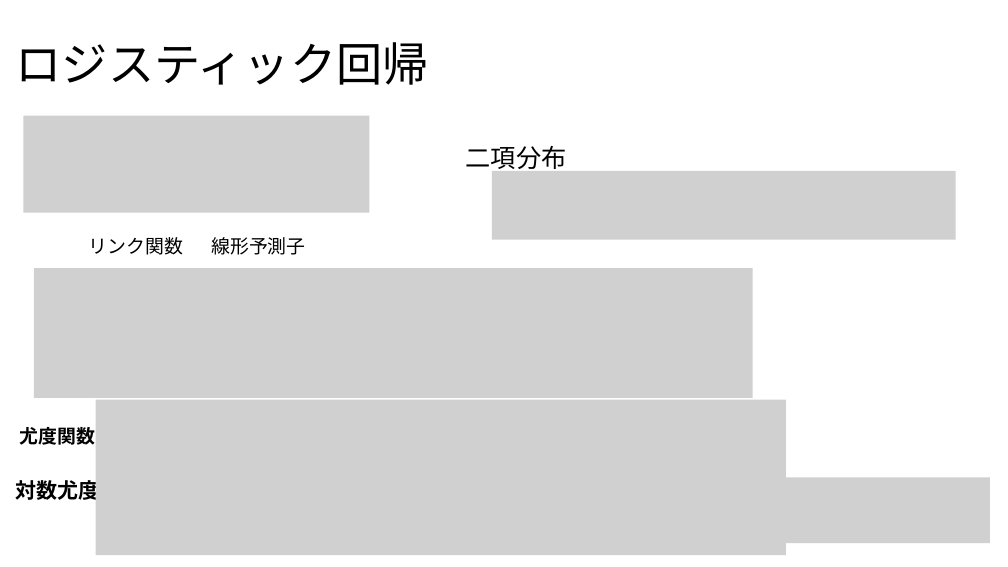
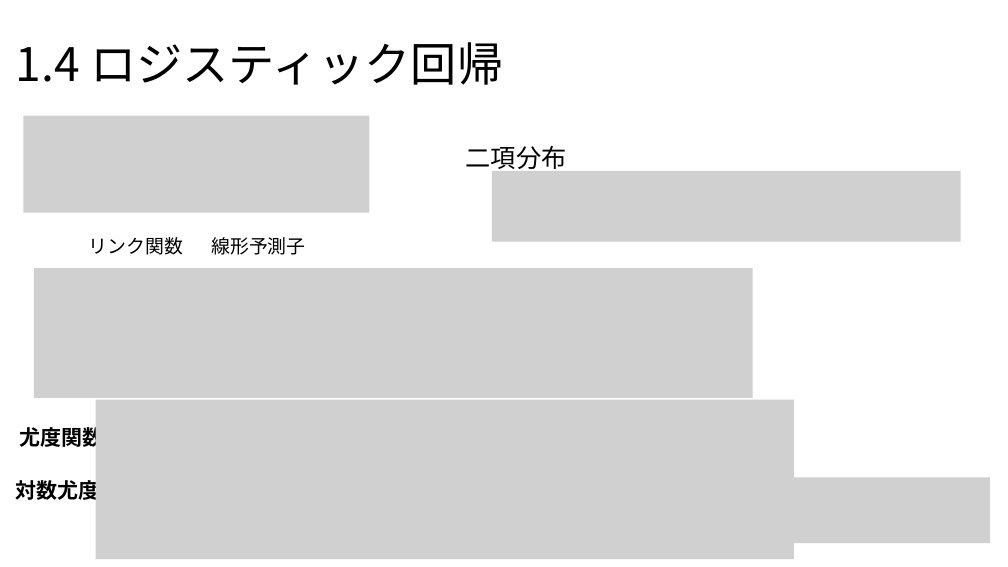
Before and after one commit to Yoshifumi14/stats, a slide deck: slide 11 of statistics2.pptx. Drawn at 1008x567 pixels with LibreOffice and Linux fonts; fonts in the diff are those of the drawing; grey boxes stand for pictures. Boxes give left, top, right and bottom in pixels: in the first picture for what was removed or moved away, otherwise in the second. Text is boxed around its words. In the diff, an @@ line names an element or a change of style, - is before the commit and + after.

```diff
--- a/statistics2.pptx
+++ b/statistics2.pptx
@@ title at [16,42,503,85]: text changed @@
-ロジスティック回帰
+1.4 ロジスティック回帰
@@ picture: place and size @@
-picture at [492,171,956,240]
+picture at [492,171,961,241]
@@ picture: place and size @@
-picture at [96,400,786,556]
+picture at [96,400,795,560]
@@ text "尤度関数" at [20,424,104,450]: size 18 to 20 pt @@
```
Also in this commit, not shown: 9 other slides changed, 3 other files.
